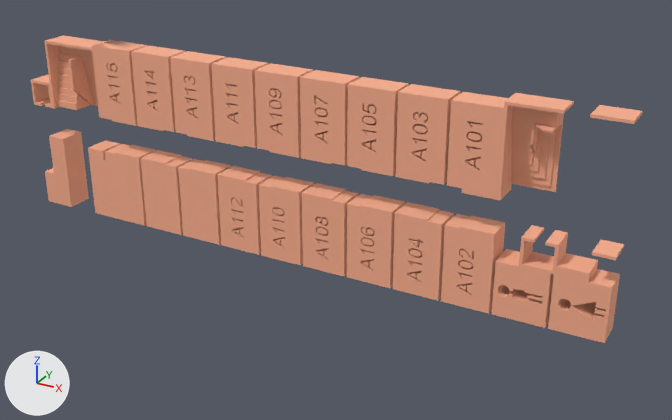
One commit to the OBJ model src/assets/3d-models/Edificio A/Edifico A - Piso 1.obj: the scene before it, then after it.
Camera for both pictures: a 50 mm camera at (55.0, -52.3, 30.7) aimed at (26.3, -0.1, 4.6). The axes (+X, +Y, +Z) are drawn at lower left. The lights are the same throughout. The older version comes first. Where no turn or scale is listed for an object, it has been applied to the vertices. Vertices at exactly the same position are counted once.

Objects in the first picture: 'Edifico A - Piso 1'.
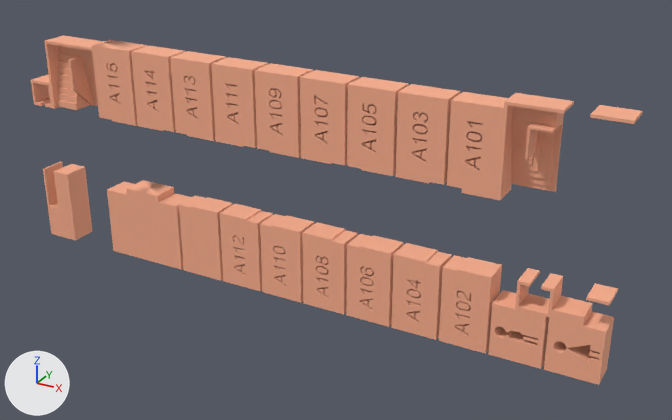
Commit message: Modelo piso 1 actualizado

Changed parts and their boxes (x1, y1, x2, y2) in the pictures (672 x 420 px; the box of a moved part takes in the faces that stretch with it):
'Edifico A - Piso 1', reshaped (14% taller): before (31, 35, 642, 343); after (31, 35, 642, 385)
part 1 of me_edifico_a___piso_1, moved or reshaped: before (519, 225, 620, 343); after (515, 268, 614, 385)
part 2 of me_edifico_a___piso_1, moved or reshaped: before (178, 159, 231, 245); after (179, 196, 233, 280)
part 3 of me_edifico_a___piso_1, moved or reshaped: before (592, 239, 624, 260); after (586, 283, 618, 306)
part 4 of me_edifico_a___piso_1, moved or reshaped: before (492, 249, 554, 328); after (488, 290, 549, 369)
part 5 of me_edifico_a___piso_1, rebuilt (13% wider): before (45, 129, 89, 207); after (43, 161, 93, 240)
part 6 of me_edifico_a___piso_1, added (beige): after (107, 180, 191, 270)
part 7 of me_edifico_a___piso_1, moved or reshaped: before (88, 140, 505, 314); after (220, 204, 502, 354)
part 8 of me_edifico_a___piso_1, built on: before (512, 122, 553, 152); after (525, 122, 553, 159)

What changed in the scene script:
```text
Change me_edifico_a___piso_1:
    used by ob_edifico_a___piso_1; location = (0.0, 0.0, 0.0)
    remove me_edifico_a___piso_1.from_pydata(...)  # 6463 vertices, 12854 faces; spans x 0.3..45.9, y -2.0..0.0, z 0.7..14.8
    add me_edifico_a___piso_1.from_pydata(...)  # 6452 vertices, 12836 faces; spans x 0.3..45.9, y -2.0..0.0, z -2.3..14.8
    me_edifico_a___piso_1 part 1: the loose piece of 124 vertices spanning x 40.2..45.9, y -2.0..0.0, z 0.7..6.5 is moved by (0.0, 0.0, -3.0)
    me_edifico_a___piso_1 part 2: the loose piece of 12 vertices spanning x 14.2..17.5, y -2.0..0.0, z 0.7..6.3 is moved by (-0.1, 0.0, -3.0)
    me_edifico_a___piso_1 part 3: the loose piece of 8 vertices spanning x 44.5..45.9, y -2.0..0.0, z 6.3..6.5 is moved by (0.0, 0.0, -3.0)
    me_edifico_a___piso_1 part 4: the loose piece of 90 vertices spanning x 38.7..42.2, y -2.0..0.0, z 0.7..4.5 is moved by (0.0, 0.0, -3.0)
    me_edifico_a___piso_1 part 5: the loose piece of 12 vertices spanning x 0.5..3.0, y -2.0..0.0, z 0.7..6.5 is rebuilt with 18 vertices and now spans x 0.3..3.0, y -2.0..0.0, z -2.3..3.5
    me_edifico_a___piso_1 part 6: a new loose piece of 24 vertices spanning x 7.0..13.8, y -2.0..0.0, z -2.3..3.5, in mat_acero___satinado (beige #faaf8e)
    me_edifico_a___piso_1 part 7: 215 vertices moved from x 21.0..33.8, y -2.0..0.0, z 0.7..6.2 to x 20.0..33.8, y -2.0..0.0, z 0.5..3.3; 2441 vertices removed from x 5.5..38.5, y -2.0..0.0, z 0.7..6.3; 2405 vertices added at x 17.7..38.5, y -2.0..0.0, z -2.3..3.3
    me_edifico_a___piso_1 part 8: 9 vertices removed from x 40.0..40.9, y -2.0..-0.5, z 11.5..13.5; 4 vertices added at x 40.0..40.1, y -2.0, z 11.5..13.5
```
